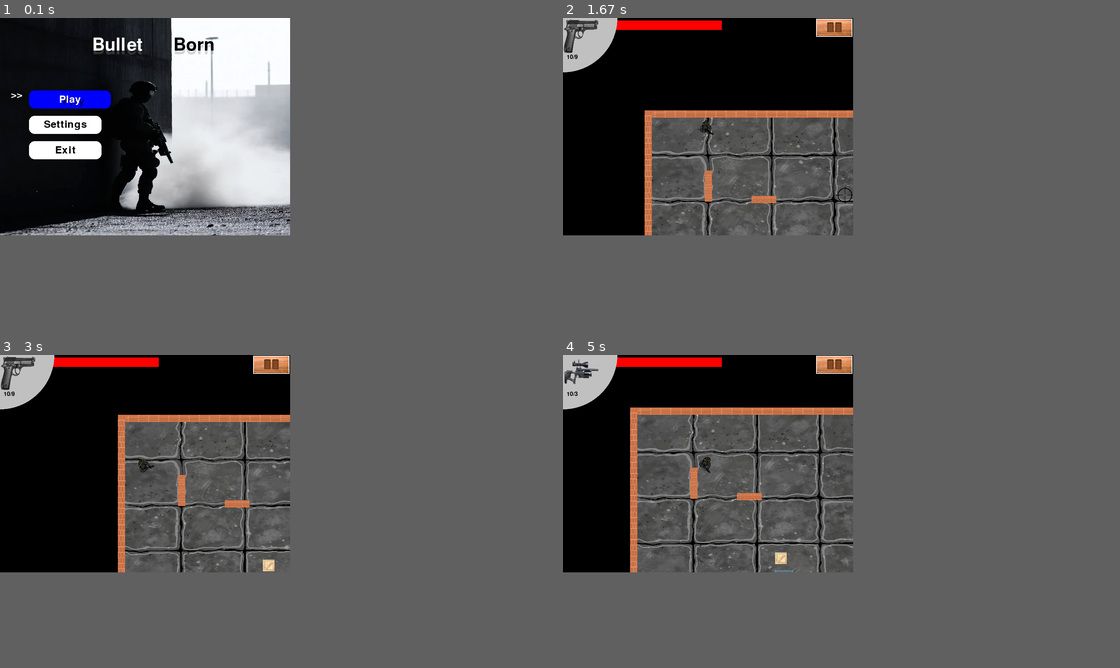
Above: before the commit, frames 1-4 (two rows, left to right).
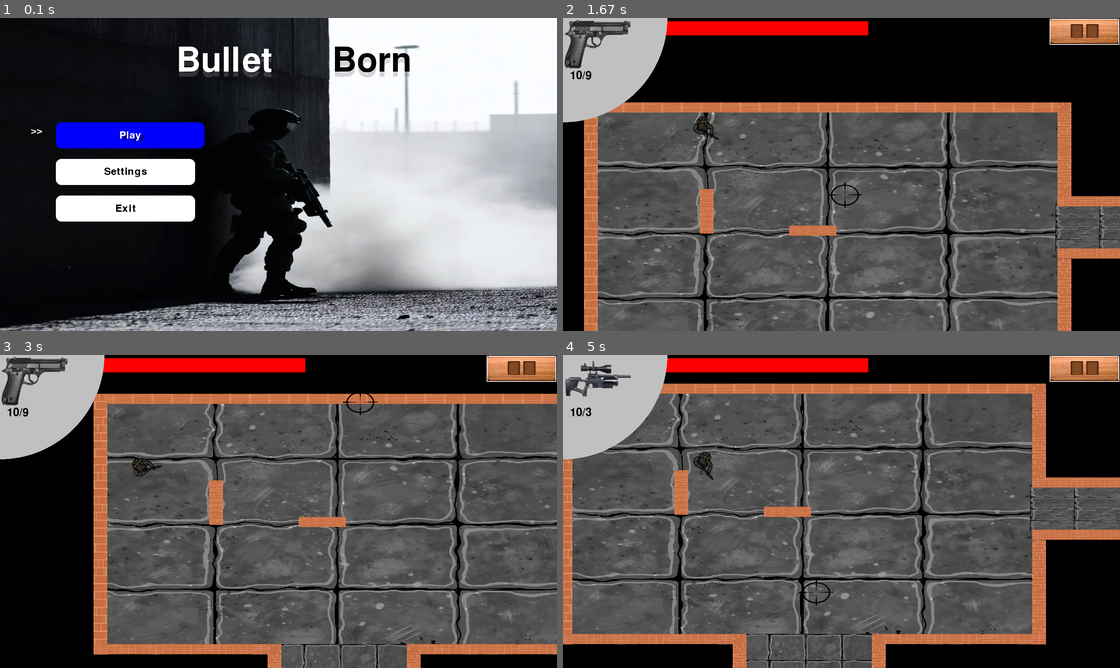
Above: after the commit, the same moments.

Repository: ML642/Pygame-Project
Game: pygame game, started from Maingame.py
Same seed, same stepped clock (60 frames per second), same inputs: the game is played once before the commit and once after it.
Inputs (mouse positions are in pixels of both pictures, inside the frame that each line leads up to):
- Up to frame 1 (0.1 s): no input
- Up to frame 2 (1.67 s): tap Enter at 0.33 s; hold Right 0.67-1.13 s; hold Up 1.17-1.47 s; move the mouse to (1019, 165) at 1.2 s; hold Right from 1.5 s (still down); move the mouse to (847, 196) at 1.53 s
- Up to frame 3 (3 s): release Right at 1.97 s; hold Left 2-2.53 s; move the mouse to (334, 580) at 2.03 s; hold Down 2.57-2.87 s; move the mouse to (105, 583) at 2.6 s; hold Left from 2.9 s (still down); move the mouse to (362, 401) at 2.93 s
- Up to frame 4 (5 s): tap 2 at 3.05, 4.55 s; release Left at 3.3 s; hold Up 3.33-3.7 s; move the mouse to (908, 539) at 3.37 s; tap 3 at 3.48, 4.95 s; hold Right 3.73-4.37 s; move the mouse to (696, 395) at 3.77 s; hold Down 4.4-4.77 s; move the mouse to (707, 448) at 4.43 s; hold Left from 4.8 s (still down); move the mouse to (813, 592) at 4.83 s
In our replay, the window is 800x600 before the commit and 1536x864 after it. These sizes can differ from the game's own. Grey fills any space a smaller window leaves; there, only what the larger window draws over its background counts as a difference.

The runs differ from the first frame. In frame 1, 67% of the frame differs, in the area x 0-100%, y 0-100%; in frame 2, 61%; in frame 3, 65%; in frame 4, 65%.

Commit message:
updates readme file

Diff:
--- a/Maingame.py
+++ b/Maingame.py
@@ -25,15 +25,14 @@
 
 
 interactive_objects = pygame.sprite.Group()
-wall = DestructibleObject(x=450, y=450, width=32, height=32, hp=100 ,scale_x=1 , scale_y=1)
-spike = SpikeTrap(x=450, y=500, width=50, height=40, damage=1 , scale_x=1 , scale_y=1)
-barrel = ExplosiveBarrel(x=1150, y=450, width=32, height=32, hp=50, explosion_radius=640, explosion_damage=50, scale_x=1 , scale_y=1)
-interactive_objects.add(wall, barrel)
+# wall = DestructibleObject(x=450, y=450, width=32, height=32, hp=100 ,scale_x=1 , scale_y=1)
+# spike = SpikeTrap(x=450, y=500, width=50, height=40, damage=1 , scale_x=1 , scale_y=1)
+# barrel = ExplosiveBarrel(x=1150, y=450, width=32, height=32, hp=50, explosion_radius=640, explosion_damage=50, scale_x=1 , scale_y=1)
+# interactive_objects.add(wall, barrel)
 Spikes = pygame.sprite.Group()
-Spikes.add(spike)
-
-screen_width = 800
-screen_height = 600
+# Spikes.add(spike)
+
+
 os.environ['SDL_VIDEO_CENTERED'] = "1"
 BASE_WIDTH = 800
 BASE_HEIGHT = 600
@@ -86,12 +85,13 @@
 with open("settings.json", "w") as f:
     json.dump(current_settings, f)
 
-print(load_settings())
+#print(load_settings())
 
 
 
 scale_x = current_settings["resolution"][0] / BASE_WIDTH
 scale_y = current_settings["resolution"][1] / BASE_HEIGHT
+
 FIRE_MODES = {
             1: {"speed": 7, "damage": 10, "fire_rate": 0.6 ,"url": "images/pistol.png","bullets" : 10 , "ammo" :9  , "full" : 10 , "reload_time" :2 },
             2: {"speed": 12, "damage": 5, "fire_rate": 0.3 , "url": "images/shotgun.png" ,"bullets" : 10 , "ammo" : 2 , "full": 30 , "reload_time" :1.5 },
@@ -151,11 +151,10 @@
 camera = Camera(800 * scale_x,600 * scale_y , 12000 * scale_x,12000 * scale_y, scale_x , scale_y)
 
 # technical debt
-floors.add(Floor(50 * scale_x,50 * scale_y))
 def Room_Create ( x , y  , form , type , enemies_counter ):
     walls.add(generate_room(int(x ),int(y ),form,type , scale_x , scale_y))
+
     floors.add(Floor( x *  scale_x, y * scale_y   , scale_x  ,  scale_y))
-
 
     Rooms.add(Room( x * scale_x,(y+50) * scale_y , enemies_counter,scale_x , scale_y))
     if form == 1 or form == 2 or form ==9 or form == 8 or form == 11 or form ==7 :   # right corridor
@@ -178,13 +177,13 @@
 
 
 
-
+# alternative loading screen
 # for room_data in level_1data:
 #     loading_screen = LoadingScreen(screen, len(level_1data))
-
+#
 #     Room_Create(room_data["x"], room_data["y"], room_data["form"], room_data["type"], room_data["enemies_counter"])
-
-
+#
+#
 #     loading_screen.update(1)
 #     loading_screen.draw()
 #     pygame.display.flip()
--- a/settings.json
+++ b/settings.json
@@ -1 +1 @@
-{"resolution": [800, 600], "music_volume": 12, "sfx_volume": 99, "difficulty": "easy"}
+{"resolution": [1536, 864], "music_volume": 13, "sfx_volume": 99, "difficulty": "easy"}
Not shown, changed: README.md
Binary file added: images/Preview.png
